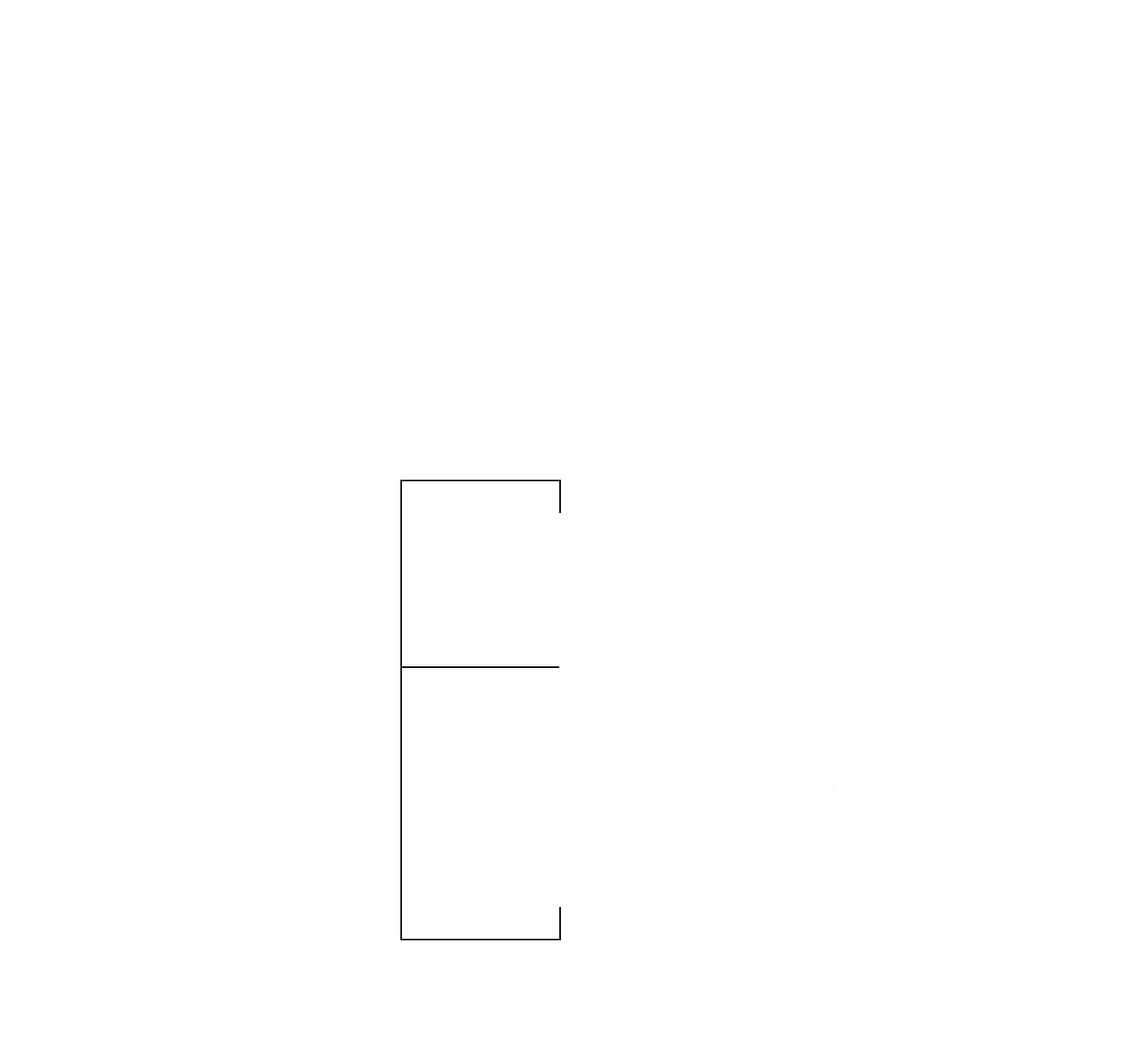
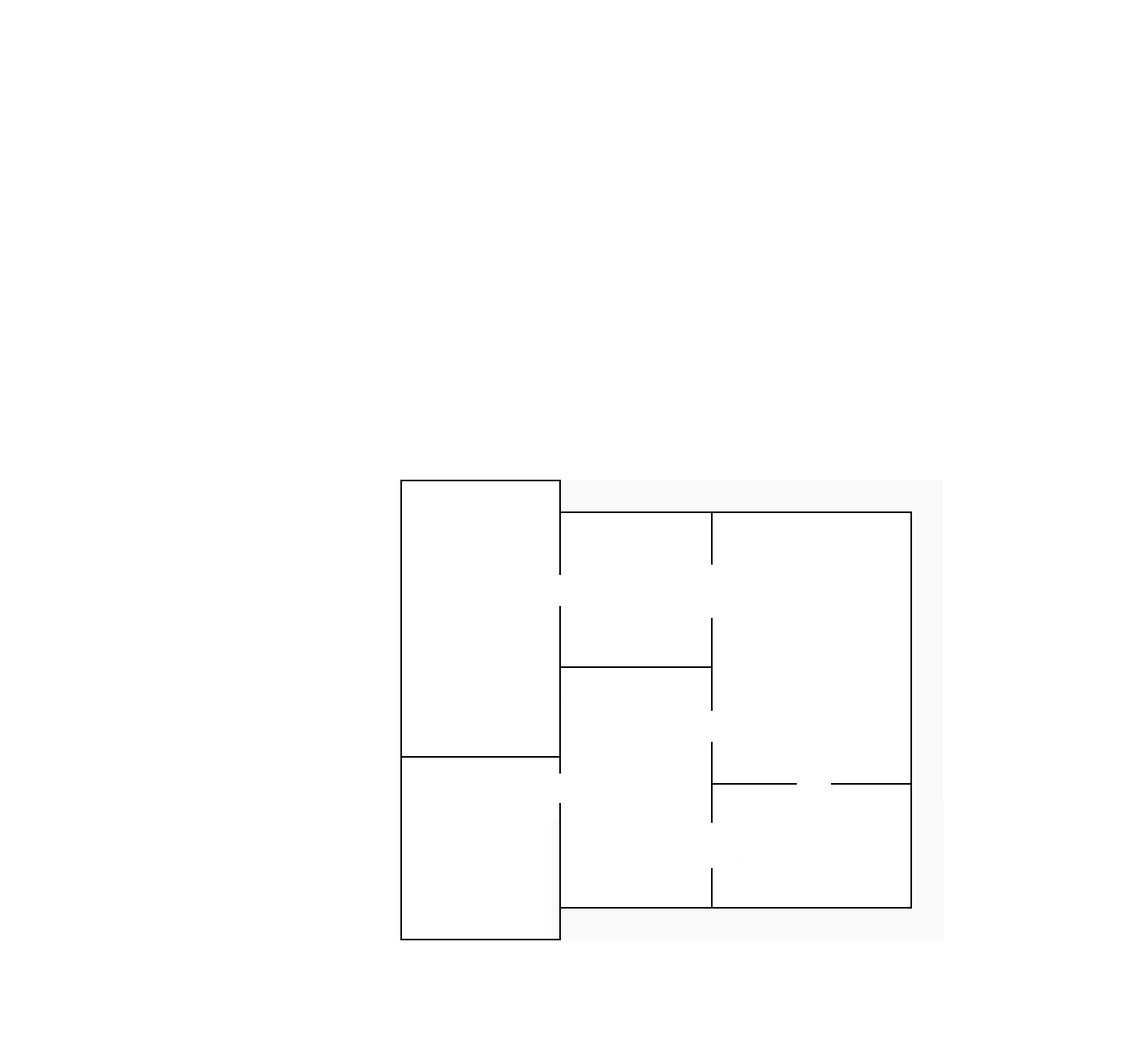
Revision of a layered 1144×1042 image; what changed, layer by layer:
painted on "manobstacles" over <box>401,479,944,941</box>
showed "heightmap.pgm" over <box>401,479,944,941</box>
